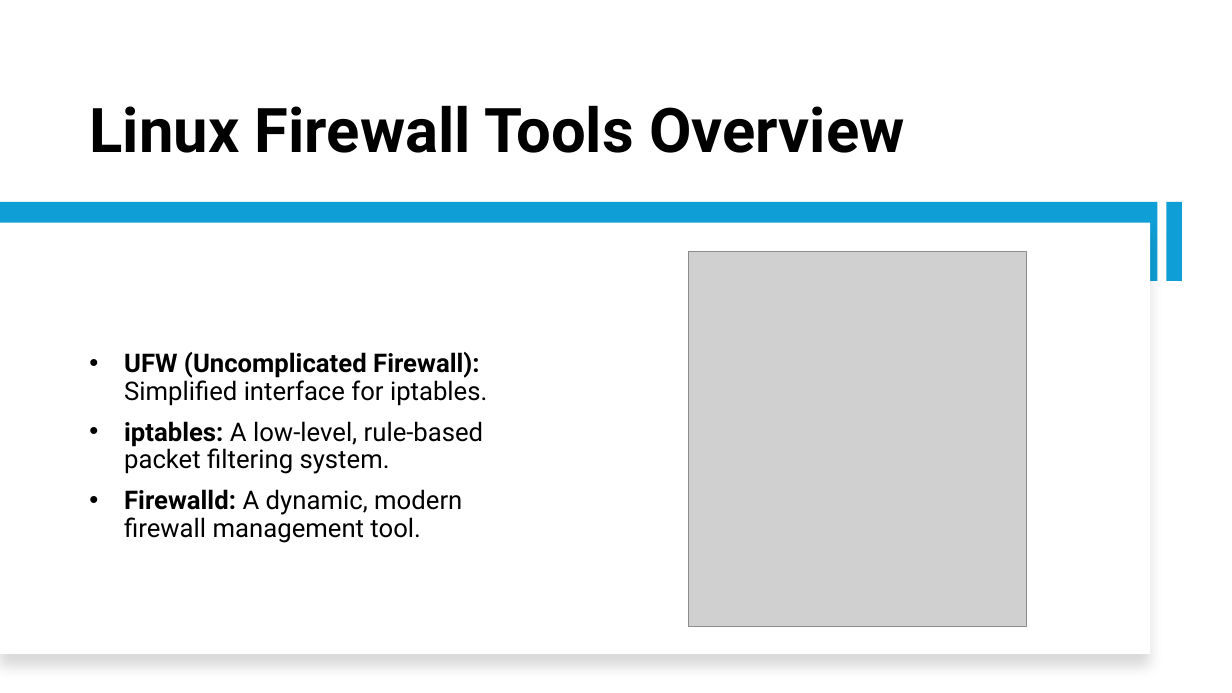
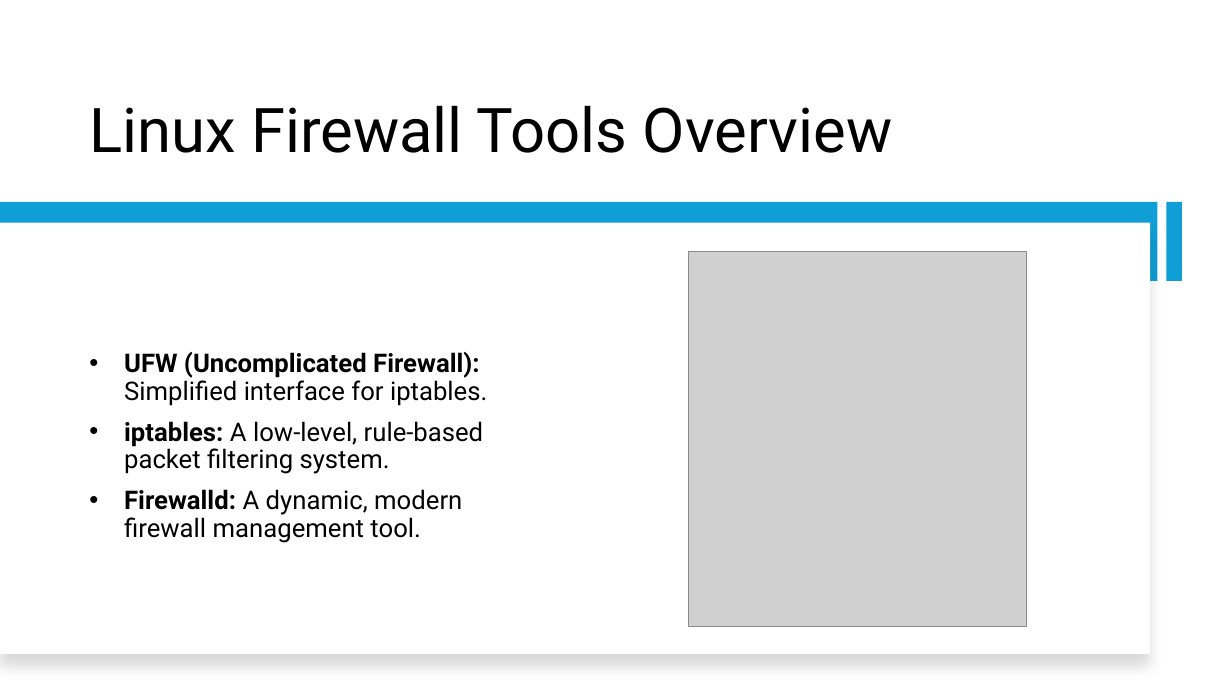
Before and after one commit to BYU-ITC-515R-ACT/byu-itc-515r-act.github.io, a slide deck: slide 4 of lectureSlides/lecture9.pptx. Drawn at 1232x693 pixels with LibreOffice and Linux fonts; fonts in the diff are those of the drawing; grey boxes stand for pictures. Boxes give left, top, right and bottom in pixels: in the first picture for what was removed or moved away, otherwise in the second. Text is boxed around its words. In the diff, an @@ line names an element or a change of style, - is before the commit and + after.

```diff
--- a/lectureSlides/lecture9.pptx
+++ b/lectureSlides/lecture9.pptx
@@ title "Linux Firewall Tools Overview" at bbox=[89, 105, 892, 153]: bold off @@
```
Also in this commit, not shown: 1 other slide changed, 2 other files.
